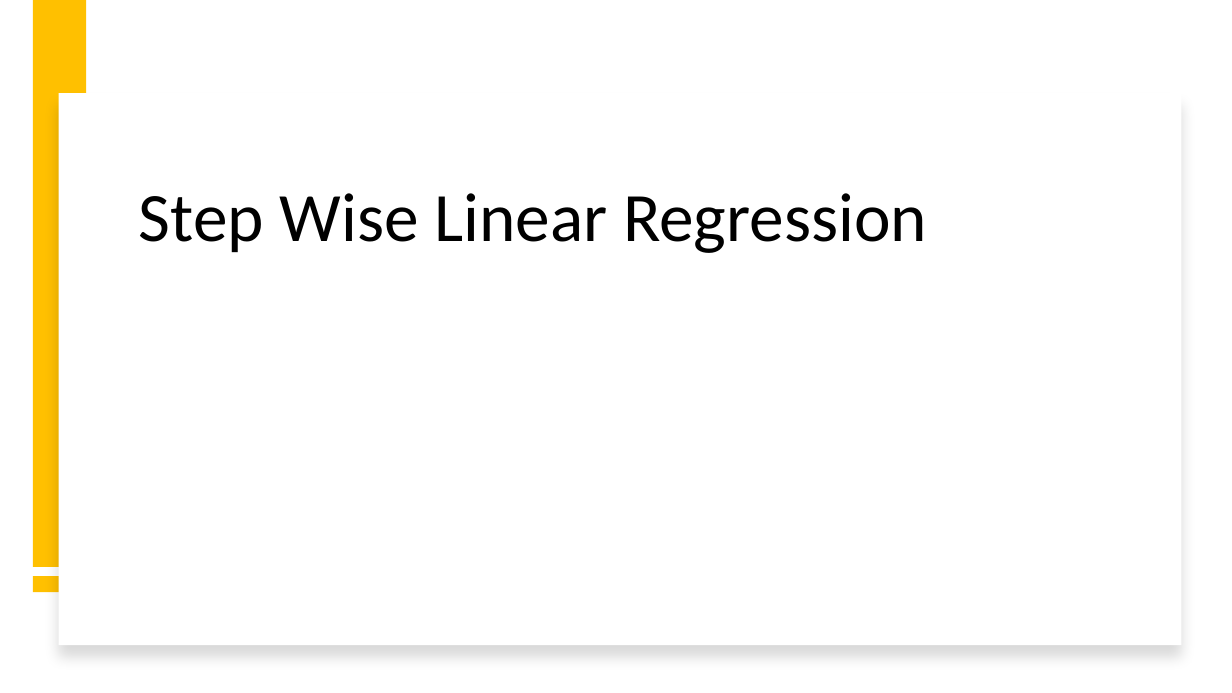
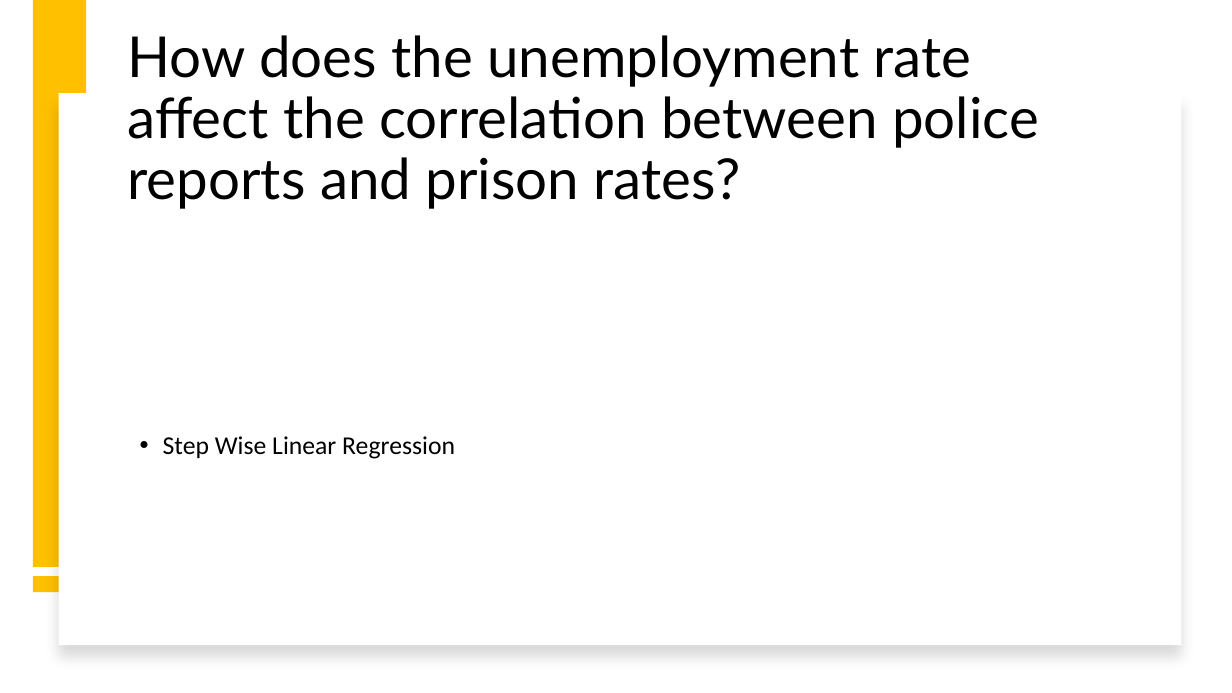
Before and after one commit to Mt122606/Curous-Conquers-, a slide deck: slide 9 of CuriousConquersProject/ProjectPowerpoint.pptx. Drawn at 1232x693 pixels with LibreOffice and Linux fonts; fonts in the diff are those of the drawing. Boxes give left, top, right and bottom in pixels: in the first picture for what was removed or moved away, otherwise in the second. Text is boxed around its words. In the diff, an @@ line names an element or a change of style, - is before the commit and + after.

```diff
--- a/CuriousConquersProject/ProjectPowerpoint.pptx
+++ b/CuriousConquersProject/ProjectPowerpoint.pptx
@@ title added at [128,35,1039,209], 44 pt, text #000000 @@
+How does the unemployment rate affect the correlation between police reports and prison rates?
@@ text "Step Wise Linear Regression": place and size @@
-text "Step Wise Linear Regression" at [139,193,927,253]
+text "Step Wise Linear Regression" at [163,436,455,459]
@@ text "Step Wise Linear Regression" at [163,436,455,459]: size 54 to 20 pt; bullet none to •; more space between paragraphs; vertical alignment bottom to middle @@
```
Also in this commit, not shown: 1 other slide changed, 2 slides added, 1 slide removed.
